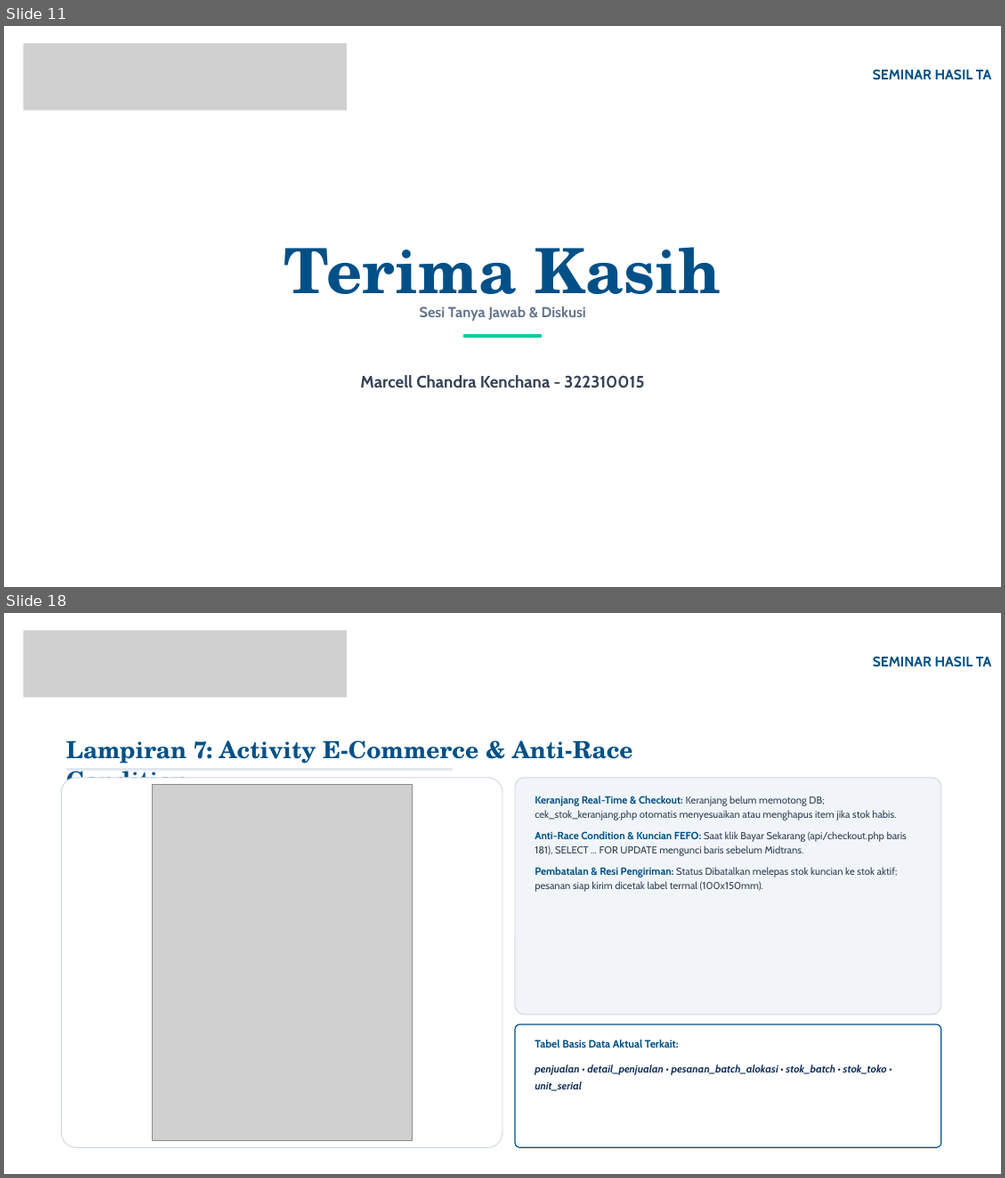
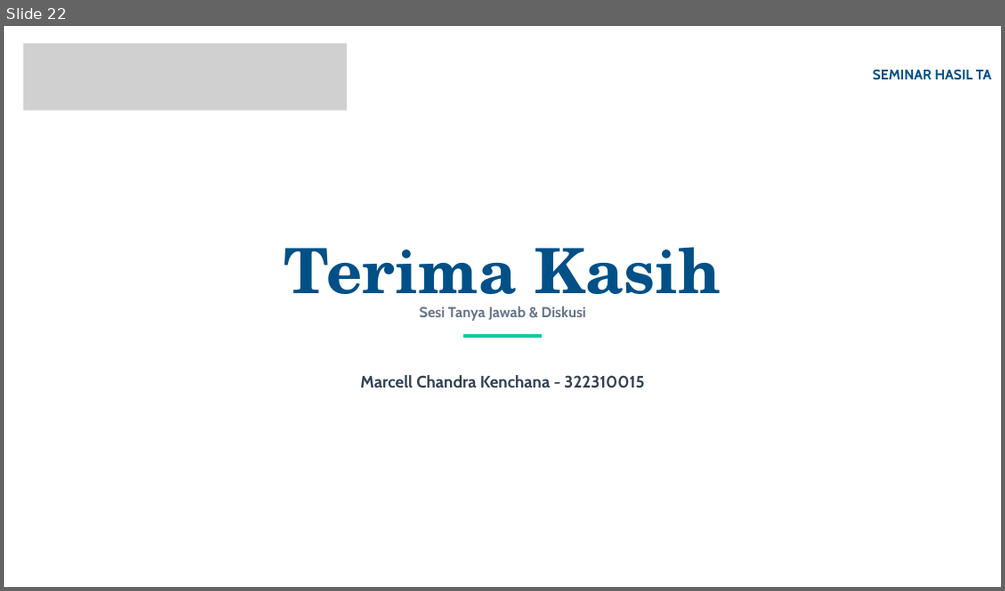
Before and after one commit to Marcell151/Sistem-Informasi-Inventori-Omnichannel-Zencare-Medical, a slide deck: lain/PPT/Seminar Hasil TA Final.pptx. Shown one above the other, each under a label of ours: slides 11 and 18 before the commit, slide 22 after it; the slides between them are not shown. The pictures are 1005x1178 and 1005x591 pixels, drawn with LibreOffice and Linux fonts; fonts in the diff are those of the drawing; grey boxes stand for pictures; background and template pictures are left out. Boxes give left, top, right and bottom in pixels: in the first picture for what was removed or moved away, otherwise in the second. Text is boxed around its words. In the diff, an @@ line names an element or a change of style, - is before the commit and + after.

```diff
--- a/lain/PPT/Seminar Hasil TA Final.pptx
+++ b/lain/PPT/Seminar Hasil TA Final.pptx
@@ slide 18 removed at (x1=4, y1=613, x2=1001, y2=1174), background picture (left out) @@
@@ picture removed at (x1=24, y1=631, x2=347, y2=698) @@
@@ text removed at (x1=873, y1=656, x2=992, y2=667) @@
-SEMINAR HASIL TA
@@ text removed at (x1=66, y1=740, x2=633, y2=797) @@
-Lampiran 7: Activity E-Commerce & Anti-Race Condition
@@ freeform shape removed at (x1=66, y1=769, x2=452, y2=771) @@
@@ rounded rectangle removed at (x1=61, y1=778, x2=502, y2=1147) @@
@@ picture removed at (x1=152, y1=785, x2=412, y2=1140) @@
@@ rounded rectangle removed at (x1=515, y1=778, x2=941, y2=1014) @@
@@ text removed at (x1=534, y1=795, x2=906, y2=892) @@
-Keranjang Real-Time & Checkout: Keranjang belum memotong DB; cek_stok_keranjang.php otomatis menyesuaikan atau menghapus item jika stok habis.
-Anti-Race Condition & Kuncian FEFO: Saat klik Bayar Sekarang (api/checkout.php baris 181), SELECT ... FOR UPDATE mengunci baris sebelum Midtrans.
-Pembatalan & Resi Pengiriman: Status Dibatalkan melepas stok kuncian ke stok aktif; pesanan siap kirim dicetak label termal (100x150mm).
@@ rounded rectangle removed at (x1=515, y1=1024, x2=941, y2=1147) @@
@@ text removed at (x1=534, y1=1039, x2=679, y2=1047) @@
-Tabel Basis Data Aktual Terkait:
@@ text removed at (x1=534, y1=1064, x2=887, y2=1091) @@
-penjualan • detail_penjualan • pesanan_batch_alokasi • stok_batch • stok_toko • unit_serial
@@ freeform shape removed at (x1=824, y1=1137, x2=992, y2=1166) @@
@@ what was slide 11 is now slide 22 @@
```
Also in this commit, not shown: 8 slides changed, 11 slides added, 10 other slides removed, 24 other files.
